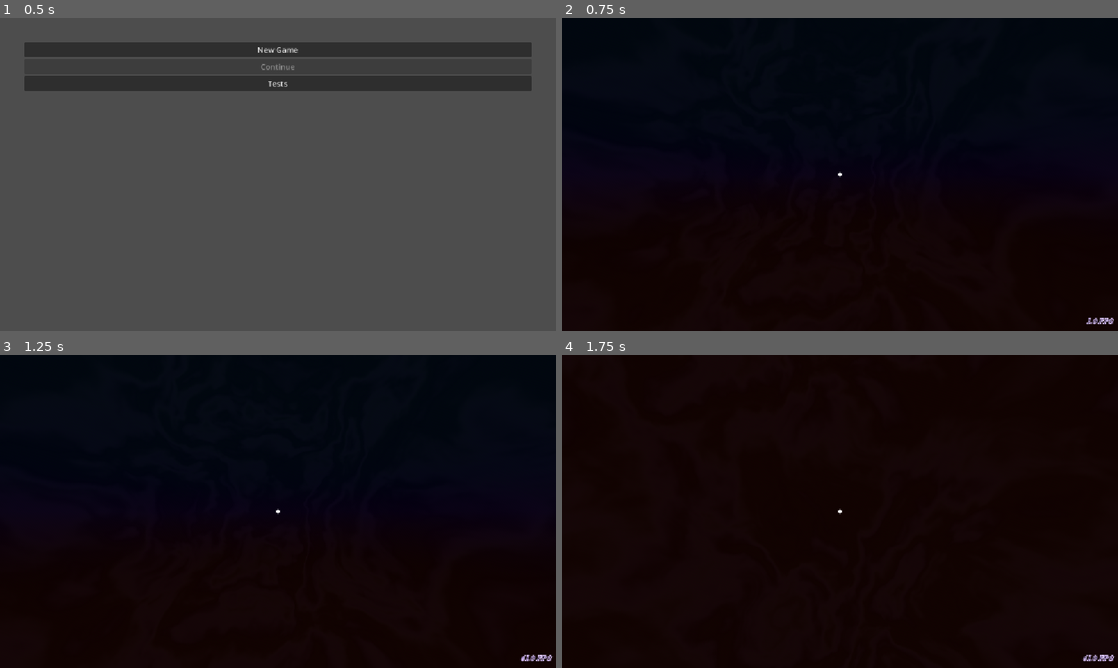
Above: before the commit, frames 1-4 (two rows, left to right).
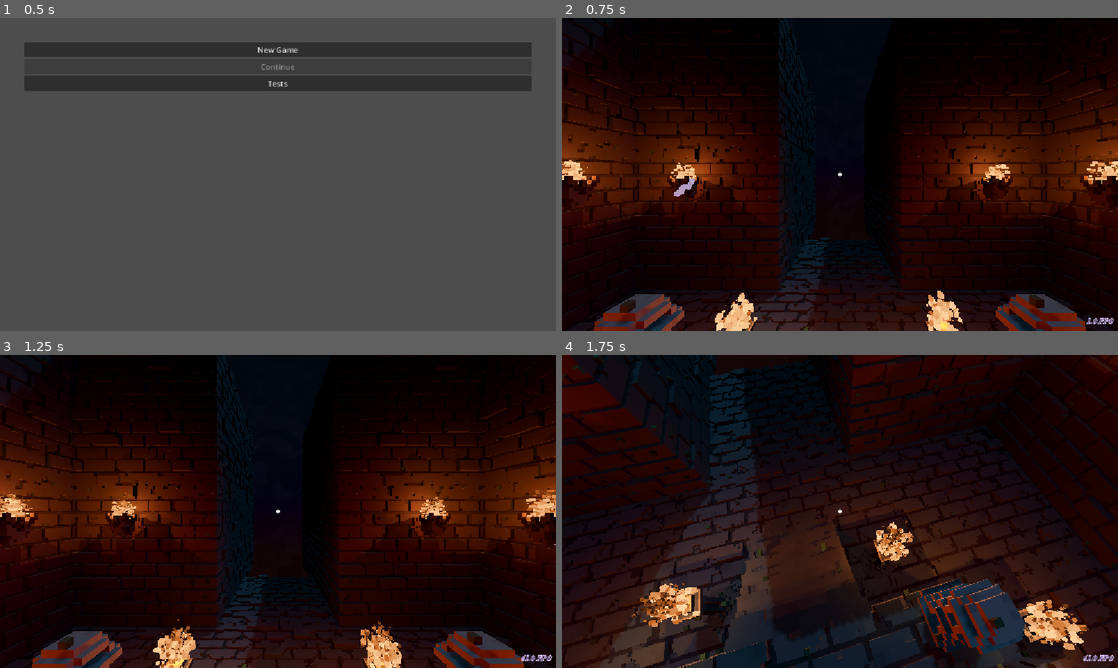
Above: after the commit, the same moments.

Repository: Josephblt/the-loop
Game: Godot game, scene res://scenes/main_menu.tscn
The game is run twice, just before and just after one commit, with the same random seed, the same clock (stepped at 60 frames per second) and the same inputs.
Inputs (mouse positions are in pixels of both pictures, inside the frame that each line leads up to):
- Up to frame 1 (0.5 s): no input
- Up to frame 2 (0.75 s): click "New Game" at 0.5 s
- Up to frame 3 (1.25 s): no input
- Up to frame 4 (1.75 s): move the mouse to (867, 511) at 1.27 s; hold W (Forward) from 1.28 s (still down); click (867, 511) at 1.35 s; tap Space (Jump) at 1.52 s

Frame 1 is identical in both runs. In frame 2, 33% of the frame differs, in the area x 0-100%, y 2-100%; in frame 3, 34%, in the area x 0-100%, y 1-100%; in frame 4, 33%.
Error in both runs: Invalid call. Nonexistent function 'serialize' in base 'Nil'. (res://scripts/serializables/memories_stack.gd:39)

Commit message:
Create spawn room when loop starts

Diff:
--- a/src/scripts/scenes/game_session.gd
+++ b/src/scripts/scenes/game_session.gd
@@ -3,7 +3,10 @@
 
 const GAME_SESSION_SCENE: PackedScene = preload("res://scenes/game_session.tscn")
 const SAVE_FILE_PATH: String = "user://the_loop_save_game.dat"
+const SPAWN_ROOM_SCENE: PackedScene = preload("res://game/rooms/spawn_room.tscn")
 const STAGE_LAYOUT_PATH: StageLayout = preload("res://assets/configs/stage_layout.tres")
+
+@onready var _stage: Node3D = %Stage
 
 var _grief_stages_stack: GriefStagesStack
 var _loop_count: int = 0
@@ -18,7 +21,8 @@
 
 
 func _start_loop() -> void:
-	pass
+	var spawn_room: SpawnRoom = SPAWN_ROOM_SCENE.instantiate() as SpawnRoom
+	_stage.add_child(spawn_room)
 
 
 func _end_loop() -> void:
